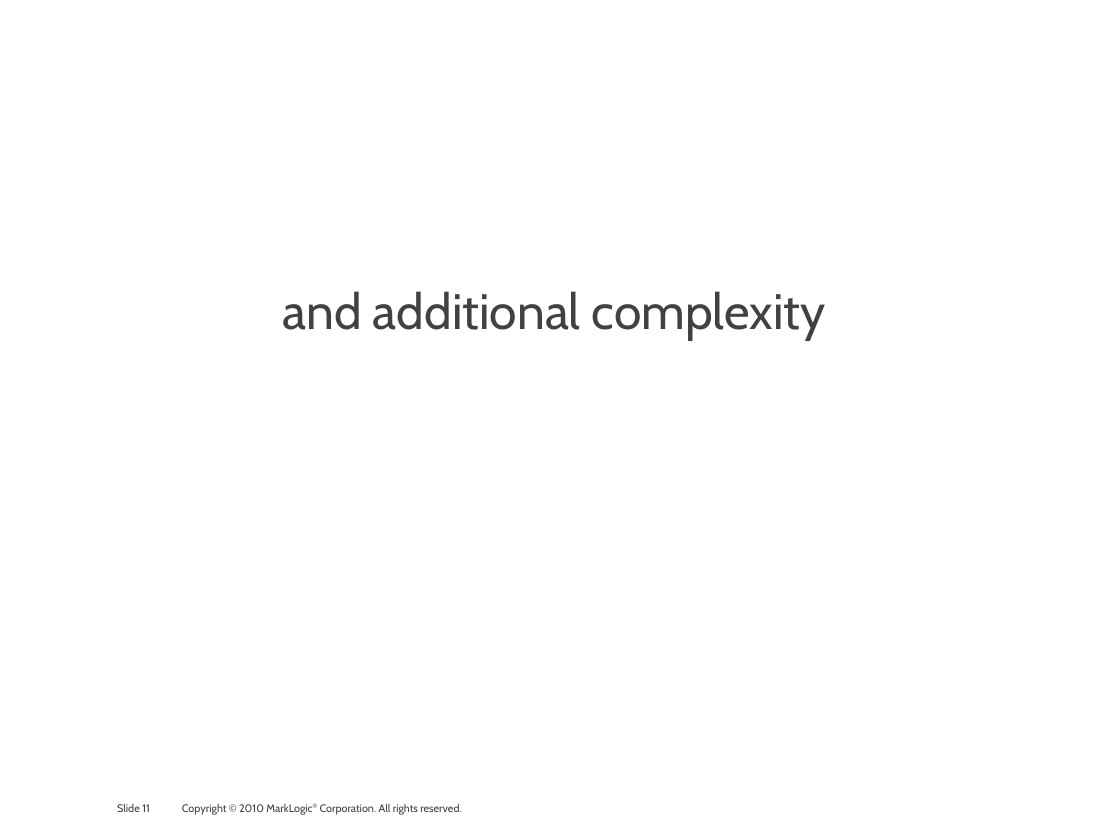
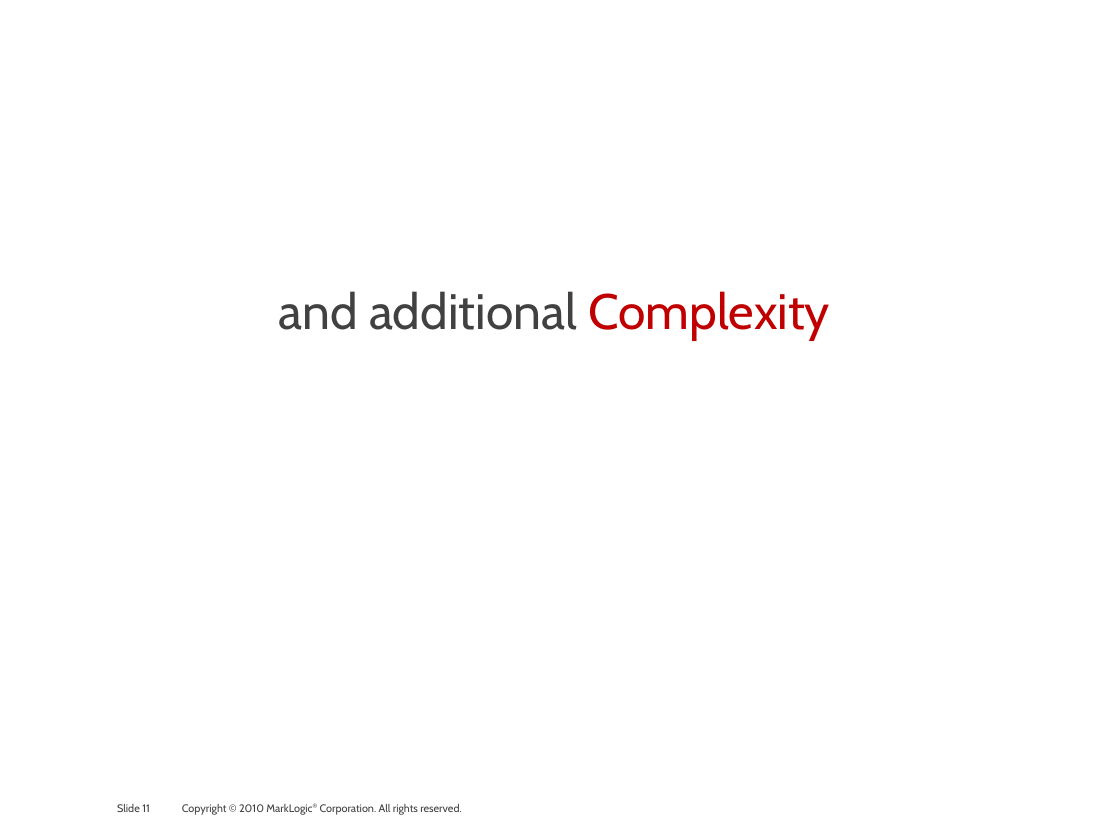
Before and after one commit to philipfennell/grasp, a slide deck: slide 11 of docs/marklogic_and_the_linked-data_connection.pptx. Drawn at 1120x840 pixels with LibreOffice and Linux fonts; fonts in the diff are those of the drawing; background and template pictures are left out. Boxes give left, top, right and bottom in pixels: in the first picture for what was removed or moved away, otherwise in the second. Text is boxed around its words. In the diff, an @@ line names an element or a change of style, - is before the commit and + after.

```diff
--- a/docs/marklogic_and_the_linked-data_connection.pptx
+++ b/docs/marklogic_and_the_linked-data_connection.pptx
@@ text at (x1=278, y1=291, x2=830, y2=340): text changed @@
-and additional complexity
+and additional Complexity
```
Also in this commit, not shown: 14 other slides changed, 1 slide added, 2 slides removed.
